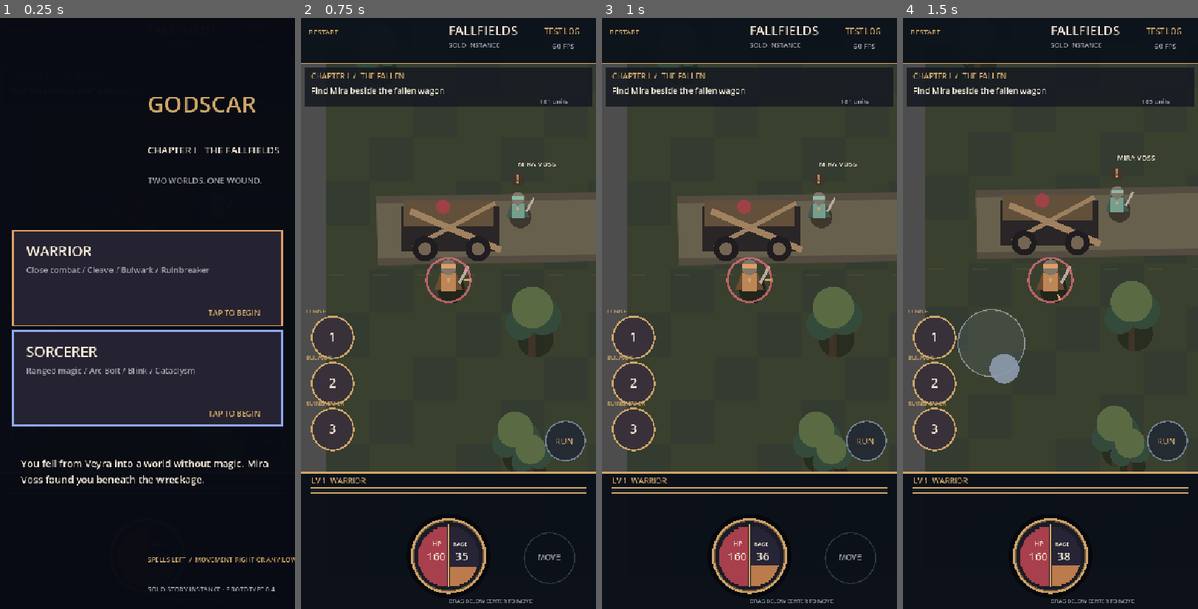
Above: before the commit, frames 1-4 (left to right).
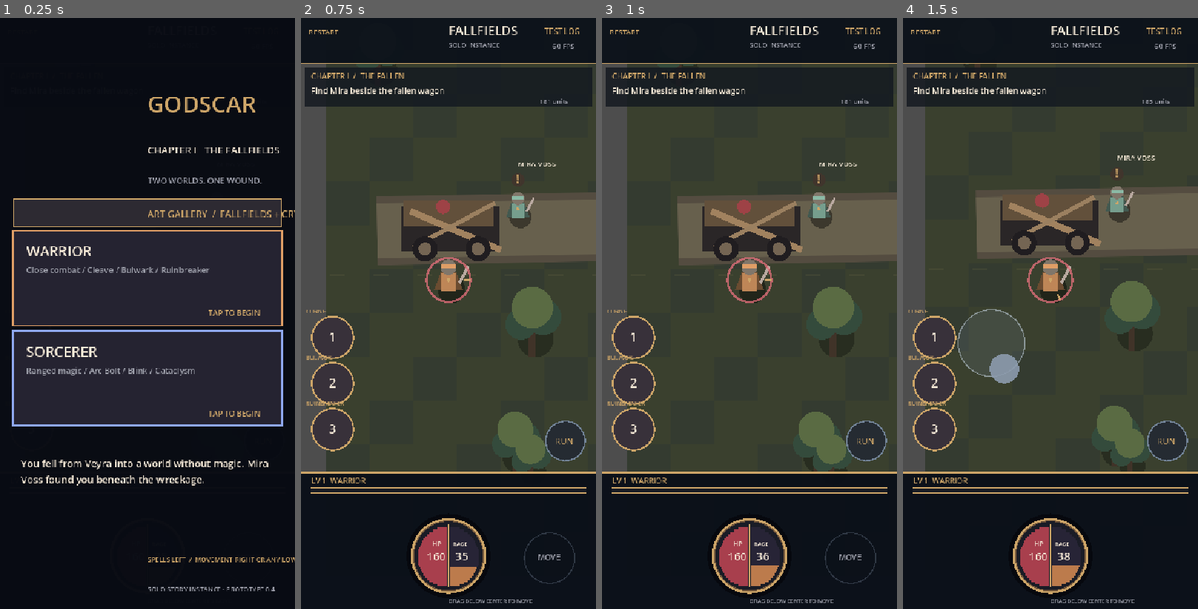
Above: after the commit, the same moments.

Repository: fytchx/Godscar
Game: Godot game, scene res://scenes/fallfields.tscn
Two runs of this game, one before a commit and one after it. Both use one fixed random seed, a clock stepped at 60 frames per second and the inputs below.
Inputs (mouse positions are in pixels of both pictures, inside the frame that each line leads up to):
- Up to frame 1 (0.25 s): no input
- Up to frame 2 (0.75 s): tap Enter at 0.5 s; move the mouse to (513, 283) at 0.52 s; click (513, 283) at 0.67 s
- Up to frame 3 (1 s): no input
- Up to frame 4 (1.5 s): drag from (991, 343) to (1035, 431) at 1.27 s

The runs differ from the first frame. In frame 1, 4.5% of the frame differs, in the area x 4-100%, y 30-36%; in frame 2, nothing differs; in frame 3, nothing differs; in frame 4, nothing differs.

Commit message:
Add art-gallery entry point to Fallfields character select without replacing story

Diff:
--- a/scripts/fallfields.gd
+++ b/scripts/fallfields.gd
@@ -616,6 +616,11 @@
         _log_touch(p)
         return
     if class_select:
+        if p.y >= s.y * 0.305 and p.y < s.y * 0.355:
+            log.event("ART_GALLERY", "Review imported environment sprites")
+            log.save(_log_state())
+            get_tree().change_scene_to_file("res://assets/godscar_environment/godot_demo/gallery.tscn")
+            return
         if p.y > s.y * 0.36 and p.y < s.y * 0.53:
             _set_class(0)
             class_select = false
@@ -910,6 +915,10 @@
     _text("GODSCAR", Vector2(s.x * 0.5, s.y * 0.16), 42, GOLD, HORIZONTAL_ALIGNMENT_CENTER)
     _text("CHAPTER I   THE FALLFIELDS", Vector2(s.x * 0.5, s.y * 0.23), 18, TEXT, HORIZONTAL_ALIGNMENT_CENTER)
     _text("TWO WORLDS. ONE WOUND.", Vector2(s.x * 0.5, s.y * 0.28), 15, MUTED, HORIZONTAL_ALIGNMENT_CENTER)
+    var preview_rect := Rect2(24, s.y * 0.306, s.x - 48, s.y * 0.047)
+    draw_rect(preview_rect, Color("#2d2a32"))
+    draw_rect(preview_rect, GOLD, false, 2.0)
+    _text("ART GALLERY  /  FALLFIELDS + CRYPT", Vector2(s.x * 0.5, s.y * 0.338), 17, GOLD, HORIZONTAL_ALIGNMENT_CENTER)
     for i in range(2):
         var y: float = s.y * (0.36 if i == 0 else 0.53)
         var rect := Rect2(24, y, s.x - 48, s.y * 0.16)
